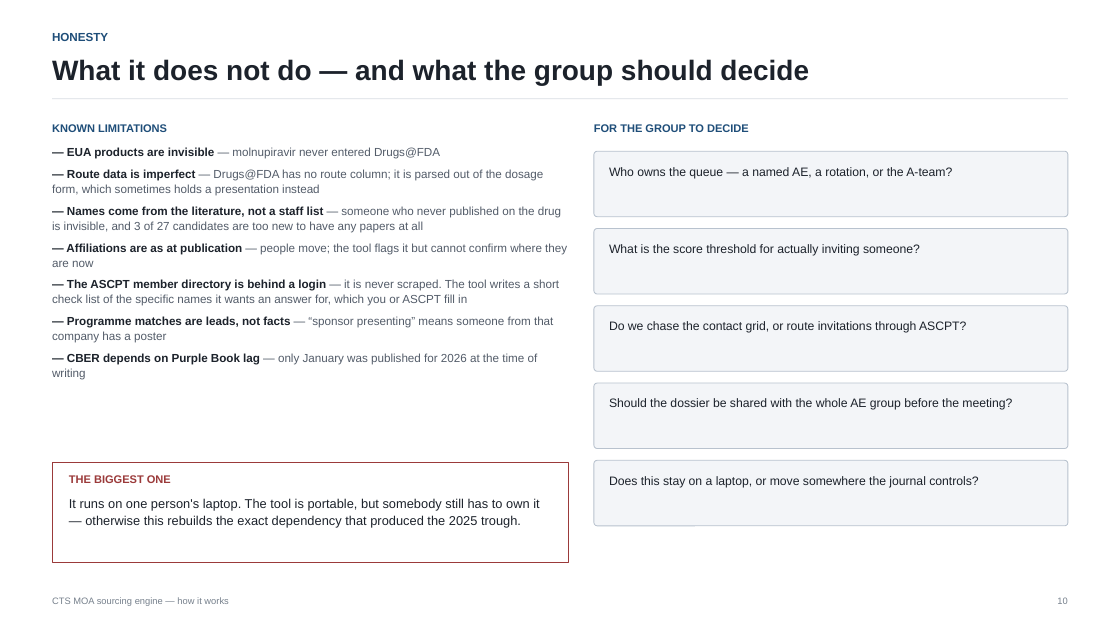
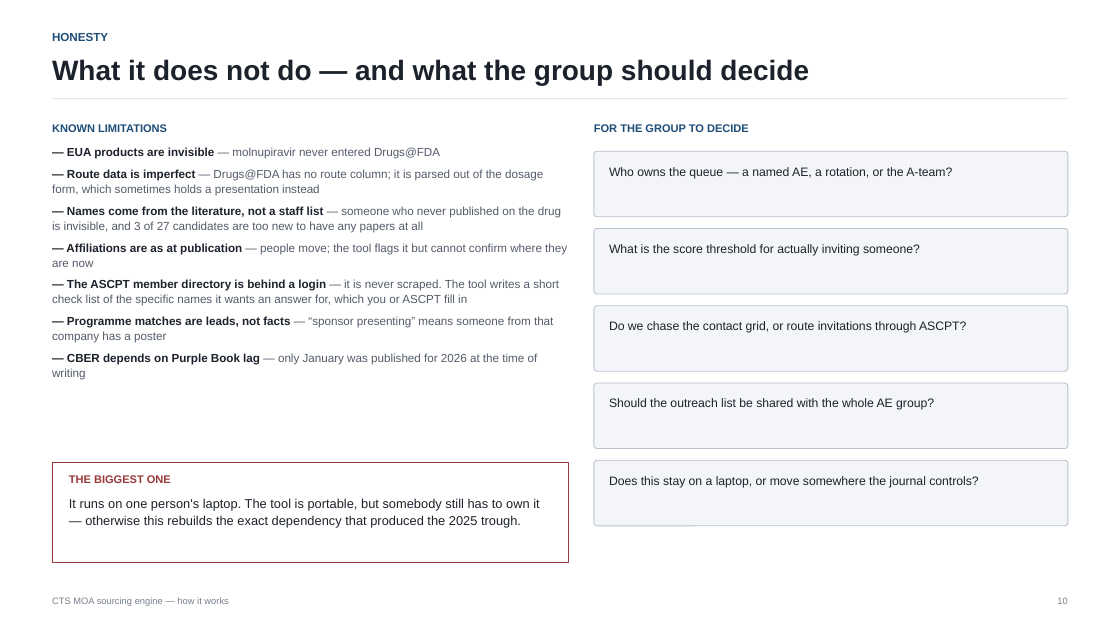
Before and after one commit to jchen622/cts-moa-engine, a slide deck: slide 10 of How the MOA sourcing engine works.pptx. Drawn at 1120x630 pixels with LibreOffice and Linux fonts; fonts in the diff are those of the drawing. Boxes give left, top, right and bottom in pixels: in the first picture for what was removed or moved away, otherwise in the second. Text is boxed around its words. In the diff, an @@ line names an element or a change of style, - is before the commit and + after.

```diff
--- a/How the MOA sourcing engine works.pptx
+++ b/How the MOA sourcing engine works.pptx
@@ text at (609, 398, 934, 410): text changed @@
-Should the dossier be shared with the whole AE group before the meeting?
+Should the outreach list be shared with the whole AE group?
```
Also in this commit, not shown: 2 other slides changed, 1 other file.
